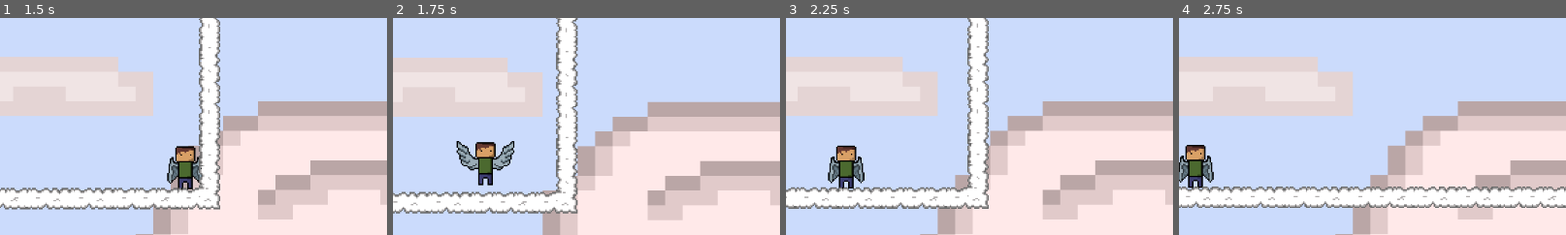
Above: before the commit, frames 1-4 (left to right).
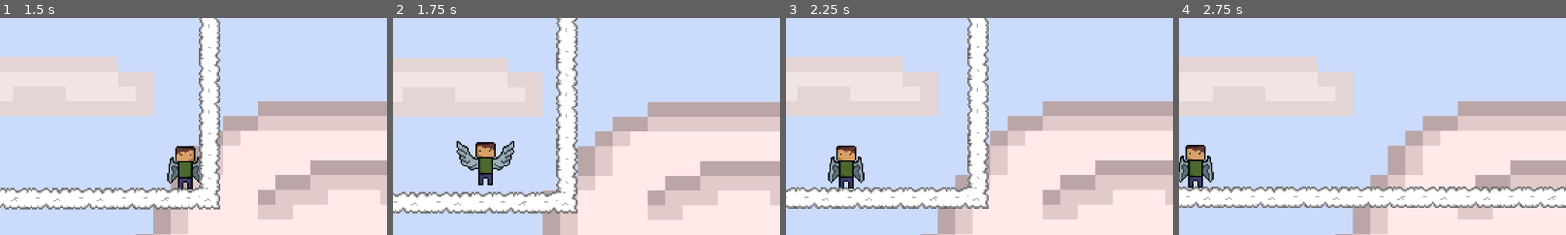
Above: after the commit, the same moments.

Repository: GuillaumeSamson1947104/GameJam36-10
Game: Godot game, scene res://Scenes/Level/main.tscn
The game is run twice, just before and just after one commit, with the same random seed, the same clock (stepped at 60 frames per second) and the same inputs.
Inputs:
- Up to frame 1 (1.5 s): tap Enter (ui_accept) at 0.5 s; hold D (move_right) from 0.53 s (still down); tap Space (jump) at 0.77 s
- Up to frame 2 (1.75 s): keep holding D (move_right); tap Space (jump) at 1.52 s
- Up to frame 3 (2.25 s): release D (move_right) at 2.03 s; hold A (move_left) from 2.03 s (still down)
- Up to frame 4 (2.75 s): keep holding A (move_left)
The pictures show only the part of the screen within x 36-85%, y 16-66%; the shares and areas given below are measured in that part.

Frame 1 is identical in both runs. In frame 2, 0.2% of the frame differs, in the area x 17-31%, y 58-77%; in frame 3, 0.2%; in frame 4, 0.2%.
Error before the commit: Invalid assignment of property or key 'flip_h' with value of type 'bool' on a base object of type 'null instance'. (res://Scenes/Player/node_2d.gd:118)

Commit message:
test ice

Diff:
--- a/gj/Scenes/Level/world.tscn
+++ b/gj/Scenes/Level/world.tscn
@@ -1,6 +1,7 @@
-[gd_scene load_steps=4 format=4 uid="uid://bv6dyjyvx17km"]
+[gd_scene load_steps=6 format=4 uid="uid://bv6dyjyvx17km"]
 
 [ext_resource type="Texture2D" uid="uid://245b21y83g16" path="res://assets/CloudTileMap.png" id="1_vc80f"]
+[ext_resource type="Texture2D" uid="uid://dcrkm4d0dpq4m" path="res://assets/Ice.png" id="2_63b21"]
 
 [sub_resource type="TileSetAtlasSource" id="TileSetAtlasSource_1qaw4"]
 texture = ExtResource("1_vc80f")
@@ -384,12 +385,29 @@
 13:5/0/physics_layer_0/polygon_0/points = PackedVector2Array(-8, -8, 8, -8, 8, 8, -8, 8)
 13:5/0/terrains_peering_bit/top_side = 0
 
+[sub_resource type="TileSetAtlasSource" id="TileSetAtlasSource_rg55p"]
+texture = ExtResource("2_63b21")
+1:0/0 = 0
+1:0/0/terrain_set = 1
+1:0/0/physics_layer_0/polygon_0/points = PackedVector2Array(8, -8, 8, 8, -8, 8, -8, -8)
+1:1/0 = 0
+1:1/0/terrain_set = 1
+1:1/0/terrain = 0
+1:1/0/physics_layer_0/polygon_0/points = PackedVector2Array(8, -8, 8, 8, -8, 8, -8, -8)
+2:1/0 = 0
+2:1/0/terrain_set = 1
+2:1/0/physics_layer_0/polygon_0/points = PackedVector2Array(8, 8, -8, 8, -8, -8)
+
 [sub_resource type="TileSet" id="TileSet_ikr12"]
 physics_layer_0/collision_layer = 2
 terrain_set_0/mode = 0
 terrain_set_0/terrain_0/name = "block"
 terrain_set_0/terrain_0/color = Color(0.5, 0.34375, 0.25, 1)
+terrain_set_1/mode = 0
+terrain_set_1/terrain_0/name = "Terrain 0"
+terrain_set_1/terrain_0/color = Color(0.377468, 0.343684, 0.592775, 1)
 sources/0 = SubResource("TileSetAtlasSource_1qaw4")
+sources/2 = SubResource("TileSetAtlasSource_rg55p")
 
 [node name="world" type="Node2D"]
 
--- a/gj/Scenes/Player/node_2d.gd
+++ b/gj/Scenes/Player/node_2d.gd
@@ -115,6 +115,6 @@
 
 func rotateSprite(direction):
 	if direction == 1:
-		$AnimatedSprite.flip_h = false
+		$KevinAnimation.flip_h = false
 	if direction == -1:
-		$AnimatedSprite.flip_h = true
+		$KevinAnimation.flip_h = true
Binary file added: gj/assets/Ice.png
Not shown, added: gj/assets/Ice.png.import
